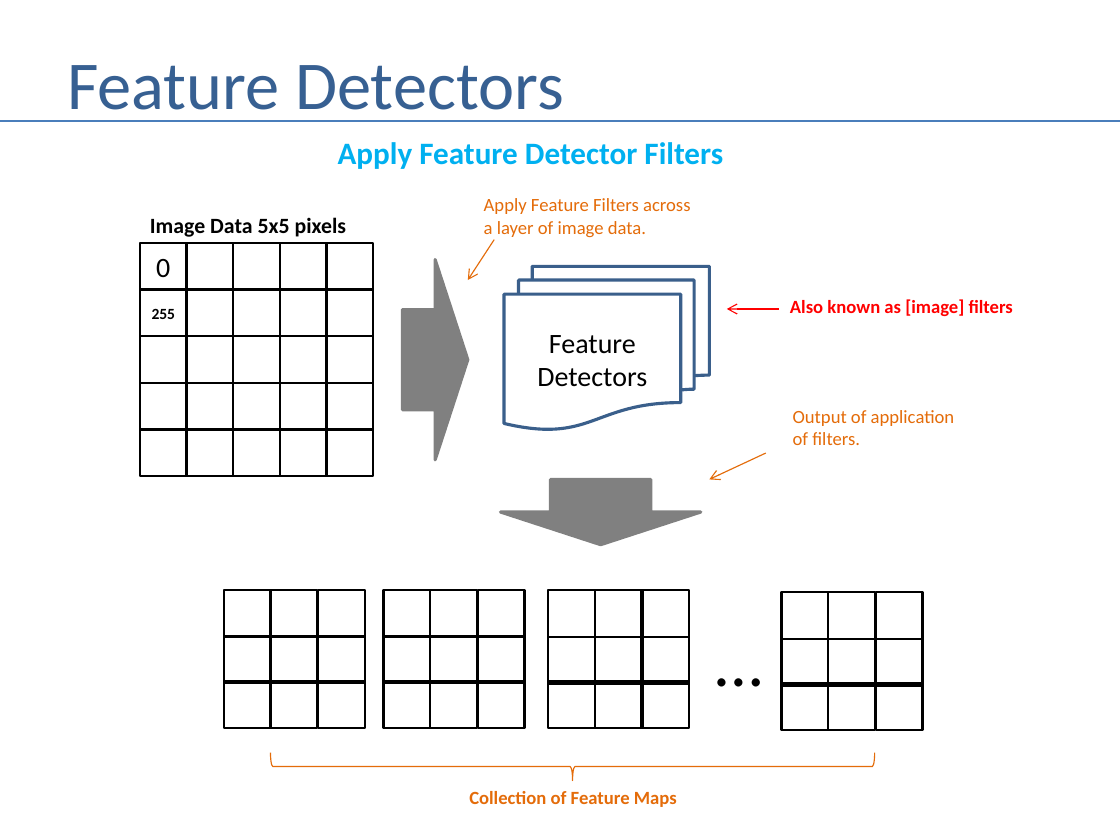
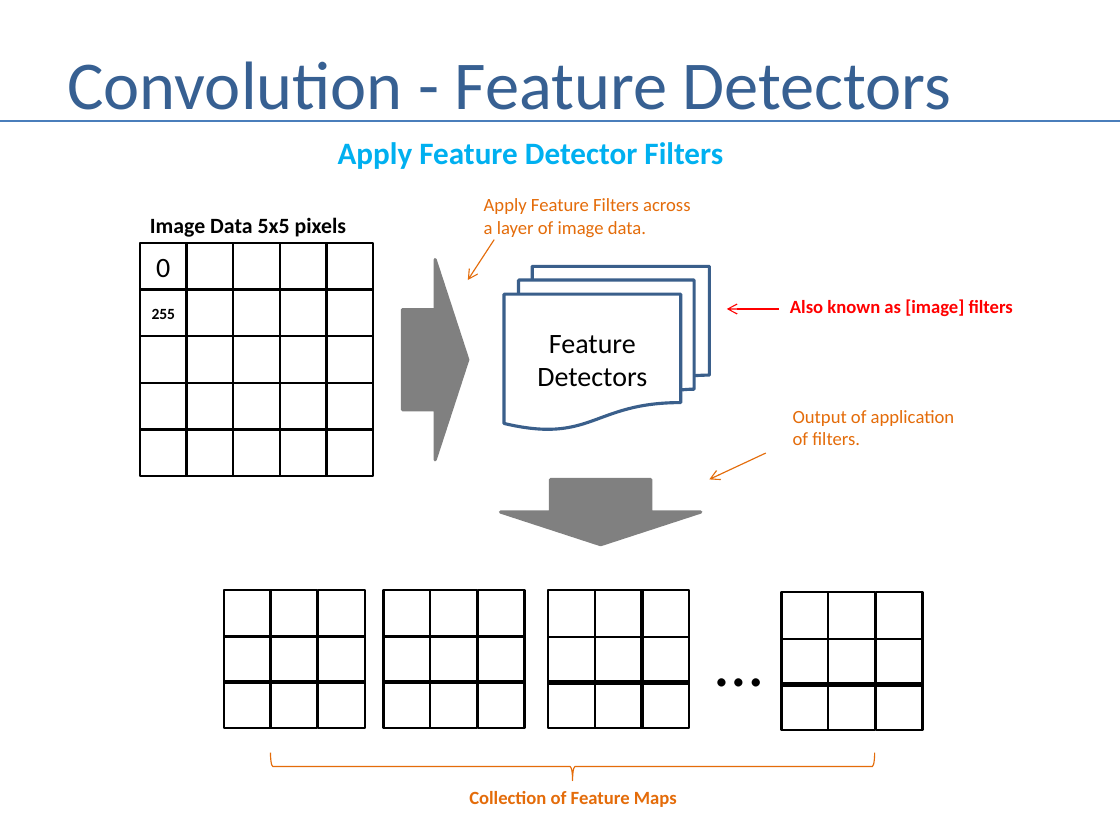
Before and after one commit to andrewferlitsch/Portland-Data-Science-Group, a slide deck: slide 6 of Presentations/ML Convolutional Neural Networks.pptx (slide 7 before the commit). Drawn at 1120x840 pixels with LibreOffice and Linux fonts; fonts in the diff are those of the drawing. Boxes give left, top, right and bottom in pixels: in the first picture for what was removed or moved away, otherwise in the second. Text is boxed around its words. In the diff, an @@ line names an element or a change of style, - is before the commit and + after.

```diff
--- a/Presentations/ML Convolutional Neural Networks.pptx
+++ b/Presentations/ML Convolutional Neural Networks.pptx
@@ title at box(67, 61, 952, 122): text changed @@
-Feature Detectors
+Convolution - Feature Detectors
```
Also in this commit, not shown: 2 slides removed, 2 other files.
